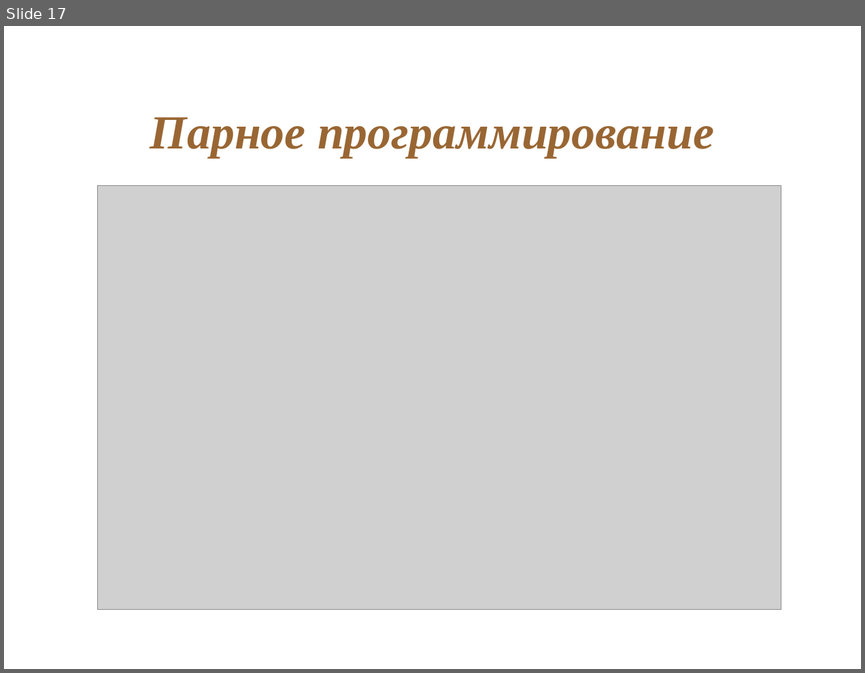
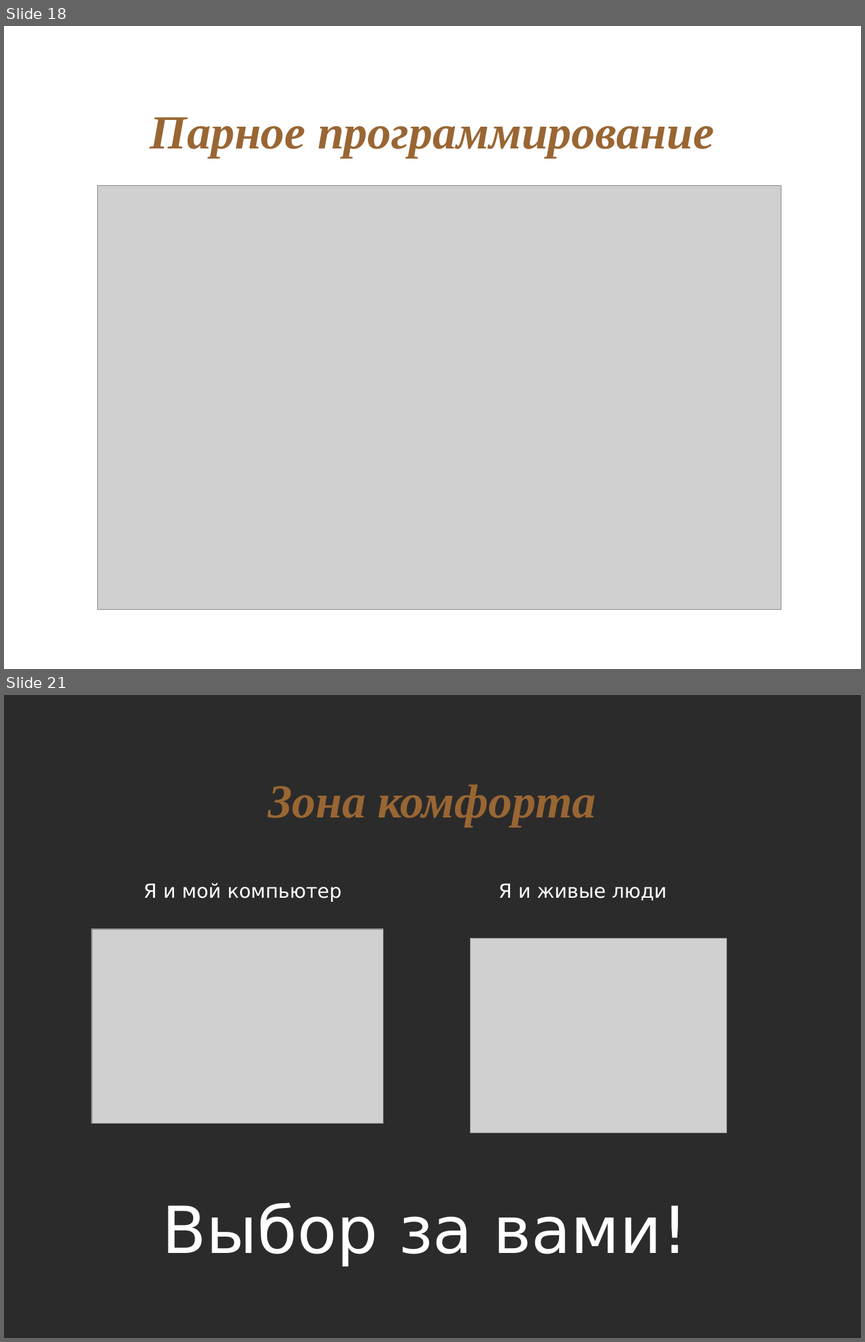
Before and after one commit to asolntsev/presentations, a slide deck: agile-technical-practices/agile-church.odp. Shown one above the other, each under a label of ours: slide 17 before the commit, slides 18 and 21 after it; the slides between them are not shown. The pictures are 865x673 and 865x1342 pixels, drawn with LibreOffice and Linux fonts; fonts in the diff are those of the drawing; grey boxes stand for pictures; background and template pictures are left out; a plain dark background stands for a picture behind light text. Boxes give left, top, right and bottom in pixels: in the first picture for what was removed or moved away, otherwise in the second. Text is boxed around its words. In the diff, an @@ line names an element or a change of style, - is before the commit and + after.

```diff
--- a/agile-technical-practices/agile-church.odp
+++ b/agile-technical-practices/agile-church.odp
@@ slide 21 added at bbox=[4, 695, 861, 1338], background picture (left out) @@
@@ title added at bbox=[268, 784, 596, 826], 44 pt, text #996633, bold, italic @@
+Зона комфорта
@@ text added at bbox=[143, 883, 341, 902], 18 pt, text #FFFFFF @@
+Я и мой компьютер
@@ text added at bbox=[498, 883, 667, 900], 18 pt, text #FFFFFF @@
+Я и живые люди
@@ picture added at bbox=[92, 929, 383, 1123] @@
@@ picture added at bbox=[470, 938, 727, 1133] @@
@@ text added at bbox=[162, 1202, 687, 1266], 60 pt, text #FFFFFF @@
+Выбор за вами!
@@ what was slide 17 is now slide 18 @@
```
Also in this commit, not shown: 4 slides changed, 1 other slide added, 1 slide removed.
